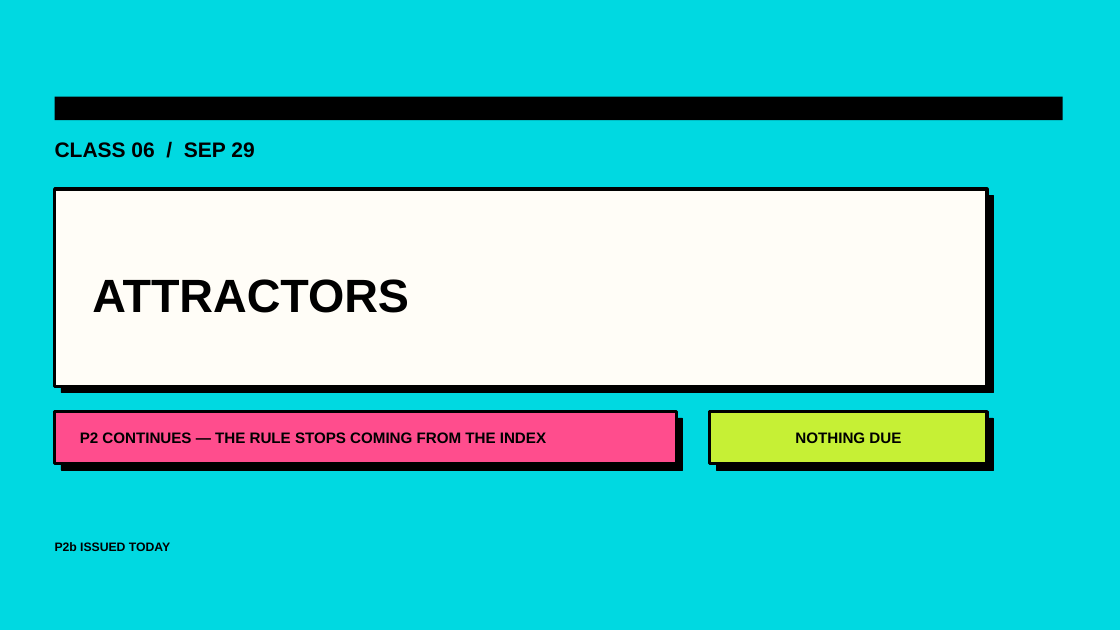
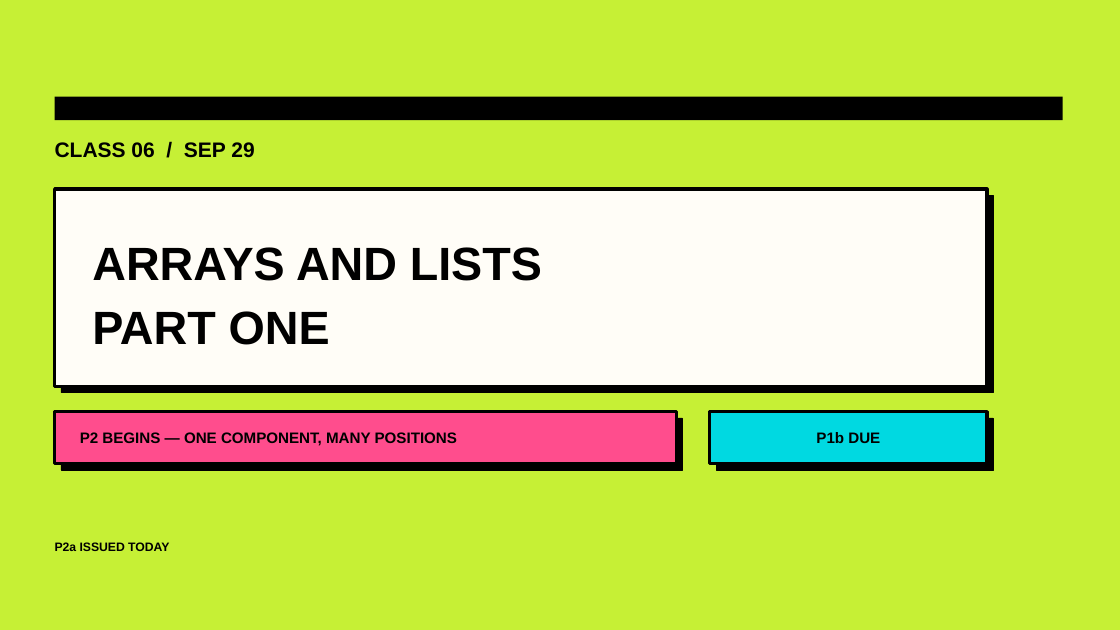
Before and after one commit to luigipacheco/arc3133, a slide deck: slide 1 of slides/ARC3133_Class06.pptx. Drawn at 1120x630 pixels with LibreOffice and Linux fonts; fonts in the diff are those of the drawing. Boxes give left, top, right and bottom in pixels: in the first picture for what was removed or moved away, otherwise in the second. Text is boxed around its words. In the diff, an @@ line names an element or a change of style, - is before the commit and + after.

```diff
--- a/slides/ARC3133_Class06.pptx
+++ b/slides/ARC3133_Class06.pptx
@@ background #00D9E1 to #C6F035 @@
@@ text at (92, 247, 542, 345): text changed @@
-ATTRACTORS
+ARRAYS AND LISTS
+PART ONE
@@ rectangle at (710, 412, 987, 464): fill #C6F035 to #00D9E1 @@
@@ text at (80, 432, 457, 446): text changed @@
-P2 CONTINUES — THE RULE STOPS COMING FROM THE INDEX
+P2 BEGINS — ONE COMPONENT, MANY POSITIONS
@@ text at (816, 432, 880, 443): text changed @@
-NOTHING DUE
+P1b DUE
@@ text at (55, 542, 169, 551): text changed @@
-P2b ISSUED TODAY
+P2a ISSUED TODAY
```
Also in this commit, not shown: 3 other slides changed, 6 slides added, 7 slides removed, 40 other files.
